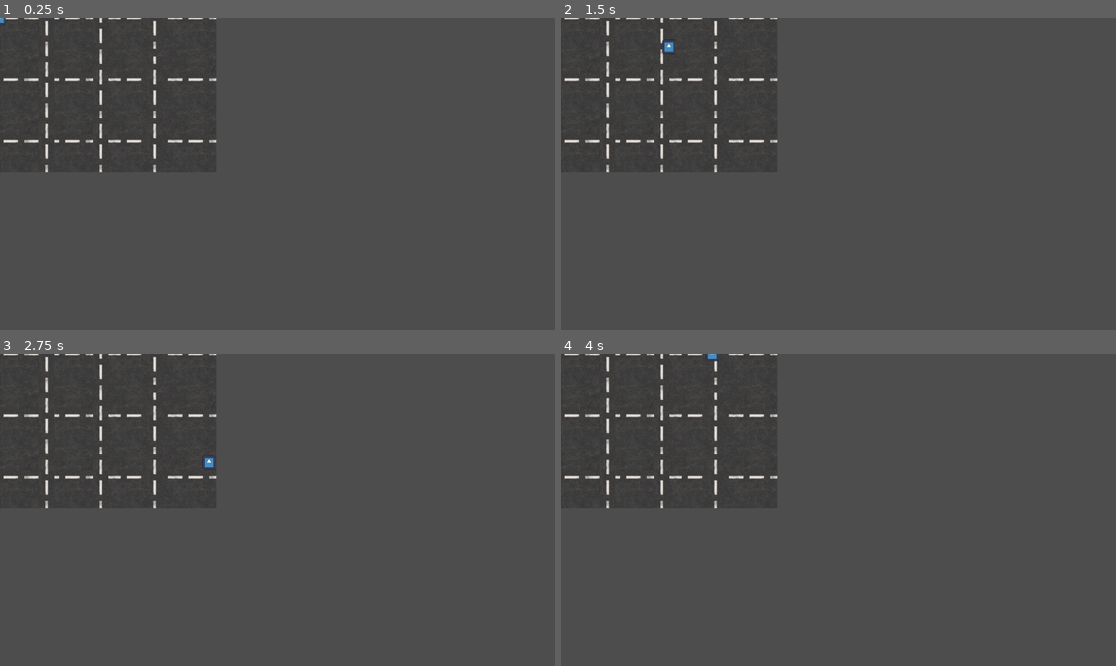
Above: before the commit, frames 1-4 (two rows, left to right).
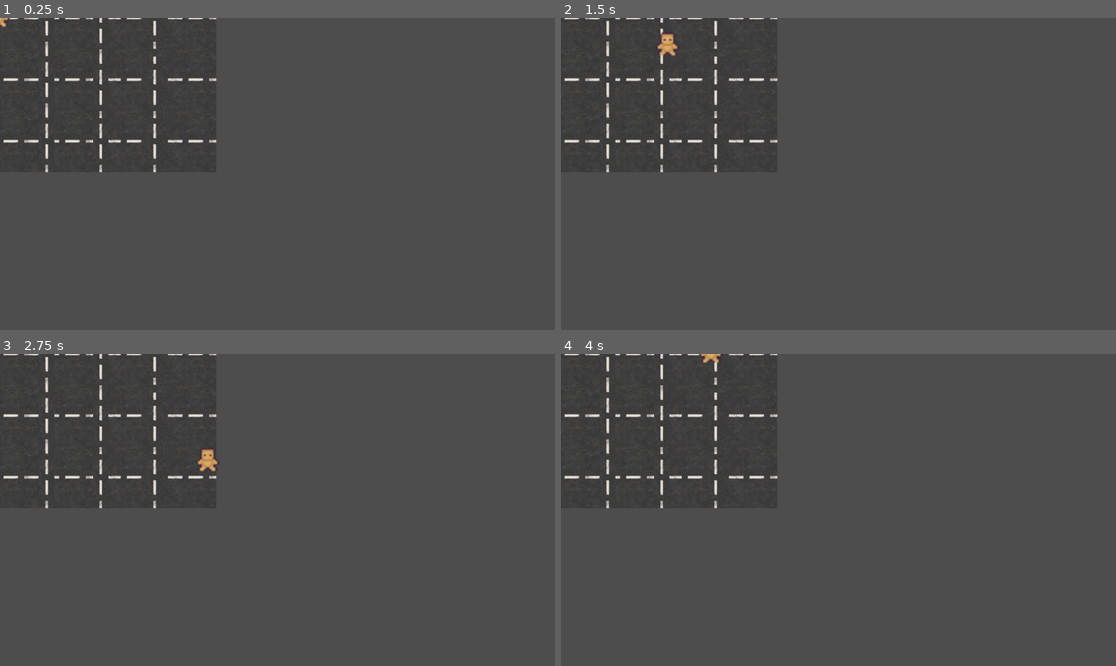
Above: after the commit, the same moments.

Repository: JoshuaGrahamCrackers/cross-roads
Game: Godot game, scene res://scenes/game.tscn
The game is run twice, just before and just after one commit, with the same random seed, the same clock (stepped at 60 frames per second) and the same inputs. The engine's default icon, where the game draws it, is replaced by a stand-in: a white triangle on a blue panel in a dark square.
Inputs:
- Up to frame 1 (0.25 s): no input
- Up to frame 2 (1.5 s): tap Enter at 0.5 s; hold Right (right) 0.53-1.28 s; tap Space at 1.25 s; hold Down (down) from 1.28 s (still down)
- Up to frame 3 (2.75 s): release Down (down) at 2.03 s; hold Right (right) from 2.03 s (still down)
- Up to frame 4 (4 s): release Right (right) at 2.78 s; hold W (up) 2.78-3.53 s; hold A (left) from 3.53 s (still down)

The runs differ from the first frame. In frame 1, less than 0.1% of the frame differs, in the area x 0-2%, y 0-3%; in frame 2, 0.2%, in the area x 17-22%, y 4-13%; in frame 3, 0.2%; in frame 4, less than 0.1%.

Commit message:
added player model

Diff:
--- a/scenes/game.tscn
+++ b/scenes/game.tscn
@@ -81,4 +81,4 @@
 tile_set = SubResource("TileSet_lbhrr")
 
 [node name="player" parent="." unique_id=439305841 instance=ExtResource("1_uwrxv")]
-position = Vector2(1, -1)
+position = Vector2(1, 0)
--- a/scenes/player.tscn
+++ b/scenes/player.tscn
@@ -1,19 +1,21 @@
 [gd_scene format=3 uid="uid://brduitqs8lcde"]
 
 [ext_resource type="Script" uid="uid://chtxfthry1ini" path="res://node_2d.gd" id="1_3vyb7"]
-[ext_resource type="Texture2D" uid="uid://bf08goc52qci3" path="res://icon.svg" id="2_g2els"]
+[ext_resource type="Texture2D" uid="uid://buv3ox3caqwij" path="res://assets/Yellow/idle.png" id="2_g2els"]
 
 [sub_resource type="RectangleShape2D" id="RectangleShape2D_g2els"]
-size = Vector2(37, 35)
+size = Vector2(2, 27)
 
 [node name="player" type="CharacterBody2D" unique_id=439305841]
 script = ExtResource("1_3vyb7")
 
 [node name="Sprite2D" type="Sprite2D" parent="." unique_id=234181838]
-position = Vector2(-2, 1.0000038)
-scale = Vector2(0.2109375, 0.234375)
+position = Vector2(-5.000002, -6.000003)
+scale = Vector2(4, 3.387)
 texture = ExtResource("2_g2els")
+hframes = 2
+vframes = 3
 
 [node name="CollisionShape2D" type="CollisionShape2D" parent="." unique_id=766436997]
-position = Vector2(-2.5, 1.5)
+position = Vector2(0, -12.5)
 shape = SubResource("RectangleShape2D_g2els")
Binary file added: assets/Yellow/_aseprite/death.aseprite
Binary file added: assets/Yellow/_aseprite/hurt.aseprite
Binary file added: assets/Yellow/_aseprite/idle.aseprite
Binary file added: assets/Yellow/_aseprite/walk.aseprite
Binary file added: assets/Yellow/_shadow/shadow_death.png
Not shown, added: assets/Yellow/_shadow/shadow_death.png.import
Binary file added: assets/Yellow/_shadow/shadow_static.png
Not shown, added: assets/Yellow/_shadow/shadow_static.png.import
Binary file added: assets/Yellow/death.png
Not shown, added: assets/Yellow/death.png.import
Binary file added: assets/Yellow/hurt.png
Not shown, added: assets/Yellow/hurt.png.import
(and 4 more such lines)
